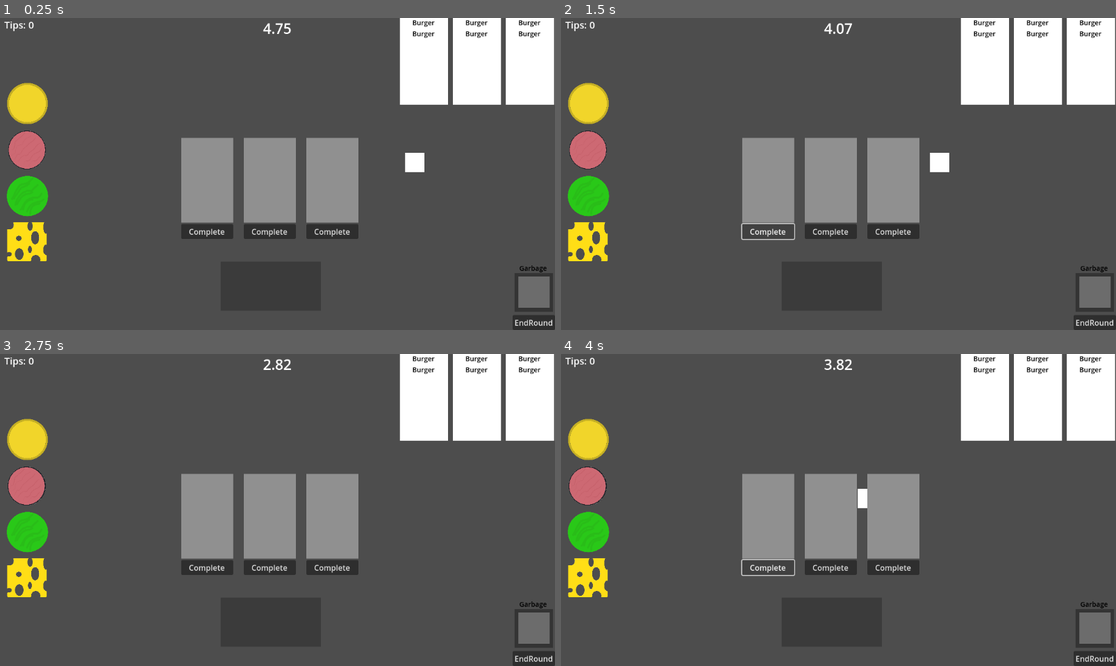
Above: before the commit, frames 1-4 (two rows, left to right).
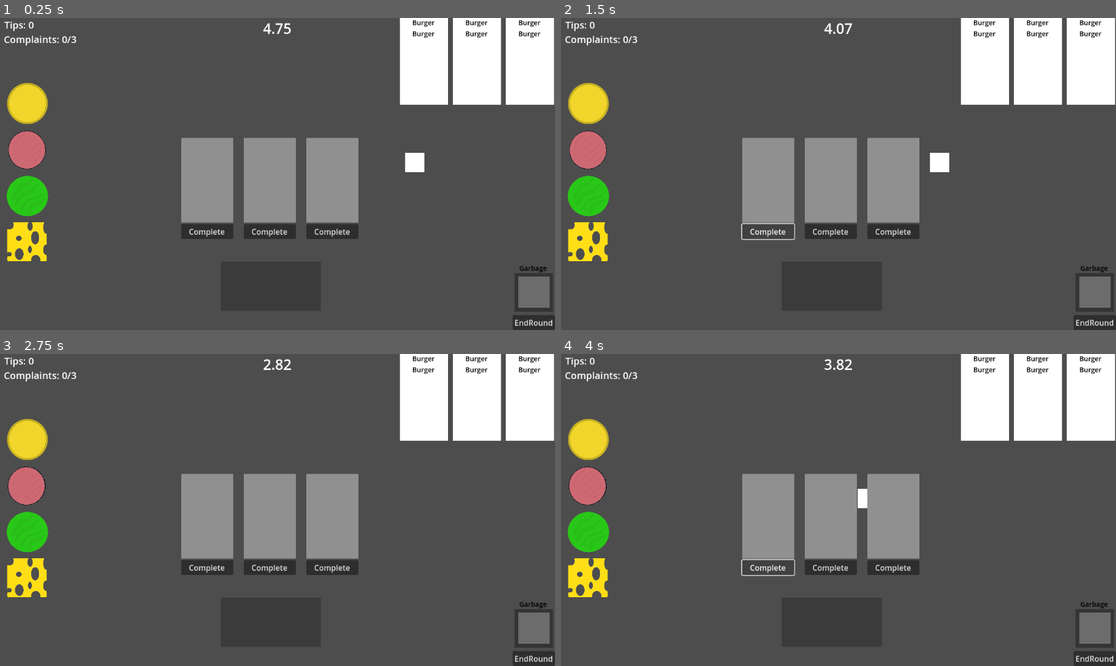
Above: after the commit, the same moments.

Repository: Logan-Flash/Chefs-Up
Game: Godot game, scene res://game_scene.tscn
The game is run twice, just before and just after one commit, with the same random seed, the same clock (stepped at 60 frames per second) and the same inputs.
Inputs (mouse positions are in pixels of both pictures, inside the frame that each line leads up to):
- Up to frame 1 (0.25 s): no input
- Up to frame 2 (1.5 s): click "EndRound" at 0.5 s; click "Complete" at 1.25 s
- Up to frame 3 (2.75 s): click (27, 485) at 2.02 s
- Up to frame 4 (4 s): click "EndRound" at 2.75 s; click "Complete" at 3.5 s

The runs differ from the first frame. In frame 1, 0.2% of the frame differs, in the area x 0-14%, y 5-9%; in frame 2, 0.2%; in frame 3, 0.2%; in frame 4, 0.2%.

Commit message:
Counter Updates
- Added complaints counter
- Moved all counter code to main.gd

Diff:
--- a/game_scene.tscn
+++ b/game_scene.tscn
@@ -9,7 +9,6 @@
 [ext_resource type="PackedScene" uid="uid://bqhx28iksc84a" path="res://bun.tscn" id="6_gnxu2"]
 [ext_resource type="PackedScene" uid="uid://ddg84tm1j7g6f" path="res://lettuce.tscn" id="7_y6uxr"]
 [ext_resource type="PackedScene" uid="uid://b3t4oqra8w381" path="res://cheese.tscn" id="8_kpx8k"]
-[ext_resource type="Script" path="res://tip_counter.gd" id="10_bua4g"]
 
 [sub_resource type="CanvasTexture" id="CanvasTexture_o0hcr"]
 
@@ -35,13 +34,16 @@
 font_size = 14
 font_color = Color(0, 0, 0, 1)
 
+[sub_resource type="CanvasTexture" id="CanvasTexture_pbevt"]
+
+[sub_resource type="RectangleShape2D" id="RectangleShape2D_ffmfi"]
+size = Vector2(179, 75)
+
 [sub_resource type="LabelSettings" id="LabelSettings_u08ta"]
 font_size = 20
 
-[sub_resource type="CanvasTexture" id="CanvasTexture_pbevt"]
-
-[sub_resource type="RectangleShape2D" id="RectangleShape2D_ffmfi"]
-size = Vector2(179, 75)
+[sub_resource type="LabelSettings" id="LabelSettings_oxyq1"]
+font_size = 20
 
 [node name="GameScene" type="Node"]
 script = ExtResource("1_4blbw")
@@ -239,6 +241,21 @@
 label_settings = SubResource("LabelSettings_j46k3")
 horizontal_alignment = 1
 
+[node name="CookingStation" type="StaticBody2D" parent="."]
+z_index = -5
+position = Vector2(519, 507)
+metadata/_edit_group_ = true
+
+[node name="Sprite2D" type="Sprite2D" parent="CookingStation"]
+modulate = Color(0.230315, 0.230315, 0.230315, 1)
+position = Vector2(43, 50.25)
+scale = Vector2(208, 101.5)
+texture = SubResource("CanvasTexture_pbevt")
+
+[node name="CollisionShape2D" type="CollisionShape2D" parent="CookingStation"]
+position = Vector2(41.5, 50.5)
+shape = SubResource("RectangleShape2D_ffmfi")
+
 [node name="Burger" parent="." instance=ExtResource("5_pqdkt")]
 position = Vector2(56, 275)
 
@@ -256,33 +273,24 @@
 offset_right = 268.0
 offset_bottom = 43.0
 label_settings = SubResource("LabelSettings_u08ta")
-script = ExtResource("10_bua4g")
-
-[node name="CookingStation" type="StaticBody2D" parent="."]
-z_index = -5
-position = Vector2(519, 507)
-metadata/_edit_group_ = true
-
-[node name="Sprite2D" type="Sprite2D" parent="CookingStation"]
-modulate = Color(0.230315, 0.230315, 0.230315, 1)
-position = Vector2(43, 50.25)
-scale = Vector2(208, 101.5)
-texture = SubResource("CanvasTexture_pbevt")
-
-[node name="CollisionShape2D" type="CollisionShape2D" parent="CookingStation"]
-position = Vector2(41.5, 50.5)
-shape = SubResource("RectangleShape2D_ffmfi")
+
+[node name="ComplaintsCounter" type="Label" parent="."]
+offset_left = 8.0
+offset_top = 30.0
+offset_right = 186.0
+offset_bottom = 78.0
+label_settings = SubResource("LabelSettings_oxyq1")
 
 [connection signal="round_end" from="RoundTimer" to="Burger" method="_on_round_timer_round_end"]
-[connection signal="complete_order" from="OrderTray1" to="TipCounter" method="_on_order_tray_1_complete_order"]
+[connection signal="complete_order" from="OrderTray1" to="." method="_on_order_tray_1_complete_order"]
 [connection signal="area_entered" from="OrderTray1/Area2D" to="OrderTray1" method="_on_area_2d_area_entered"]
 [connection signal="area_exited" from="OrderTray1/Area2D" to="OrderTray1" method="_on_area_2d_area_exited"]
 [connection signal="button_up" from="OrderTray1/Button" to="OrderTray1" method="_on_button_button_up"]
-[connection signal="complete_order" from="OrderTray2" to="TipCounter" method="_on_order_tray_2_complete_order"]
+[connection signal="complete_order" from="OrderTray2" to="." method="_on_order_tray_2_complete_order"]
 [connection signal="area_entered" from="OrderTray2/Area2D" to="OrderTray2" method="_on_area_2d_area_entered"]
 [connection signal="area_exited" from="OrderTray2/Area2D" to="OrderTray2" method="_on_area_2d_area_exited"]
 [connection signal="button_up" from="OrderTray2/Button" to="OrderTray2" method="_on_button_button_up"]
-[connection signal="complete_order" from="OrderTray3" to="TipCounter" method="_on_order_tray_3_complete_order"]
+[connection signal="complete_order" from="OrderTray3" to="." method="_on_order_tray_3_complete_order"]
 [connection signal="area_entered" from="OrderTray3/Area2D" to="OrderTray3" method="_on_area_2d_area_entered"]
 [connection signal="area_exited" from="OrderTray3/Area2D" to="OrderTray3" method="_on_area_2d_area_exited"]
 [connection signal="button_up" from="OrderTray3/Button" to="OrderTray3" method="_on_button_button_up"]
--- a/main.gd
+++ b/main.gd
@@ -1,4 +1,8 @@
 extends Node
+
+var tips = 0
+var complaints = 0
+@export var max_complaints = 3
 
 # Called when the node enters the scene tree for the first time.
 func _ready() -> void:
@@ -9,6 +13,32 @@
 	$Order3.order = ["Burger", "Burger"]
 	$Order3._set_label_text()
 
+	_update_complaints_counter_label()
+	_update_tip_counter_label_text()
+
 # Called every frame. 'delta' is the elapsed time since the previous frame.
 func _process(delta: float) -> void:
 	pass
+
+func _recieve_tip():
+	tips += 1
+	_update_tip_counter_label_text()
+
+func _update_tip_counter_label_text():
+	$TipCounter.text = "Tips: " + str(tips)
+
+func _on_order_tray_1_complete_order() -> void:
+	_recieve_tip()
+
+func _on_order_tray_2_complete_order() -> void:
+	_recieve_tip()
+
+func _on_order_tray_3_complete_order() -> void:
+	_recieve_tip()
+
+func _recieve_complaint():
+	complaints += 1
+	_update_complaints_counter_label()
+
+func _update_complaints_counter_label():
+	$ComplaintsCounter.text = "Complaints: " + str(complaints) + "/" + str(max_complaints)
--- a/tip_counter.gd
+++ /dev/null
@@ -1,23 +0,0 @@
-extends Label
-
-var tips = 0
-
-# Called when the node enters the scene tree for the first time.
-func _ready() -> void:
-	_update_label_text()
-
-func _recieve_tip():
-	tips += 1
-	_update_label_text()
-
-func _update_label_text():
-	text = "Tips: " + str(tips)
-
-func _on_order_tray_1_complete_order() -> void:
-	_recieve_tip()
-
-func _on_order_tray_2_complete_order() -> void:
-	_recieve_tip()
-
-func _on_order_tray_3_complete_order() -> void:
-	_recieve_tip()
